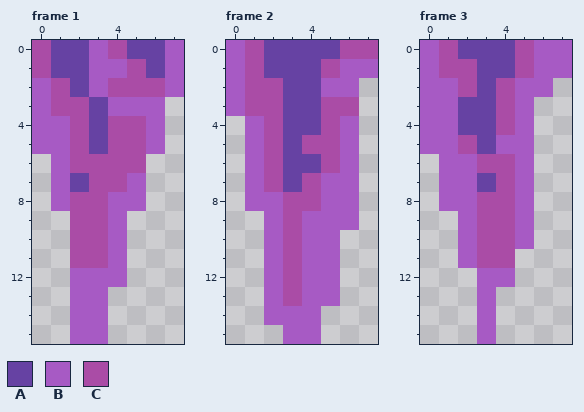
A pixel-art file gets an edit: graphics/source/environment/stalactites.aseprite. This is how it looked before the edit.
8x16 pixels, 3 frames. Shown: frame 1, frame 2, frame 3. The commit also changed other frames, which this record leaves out.
Palette (. is transparent): A #6642a3  B #a75ac4  C #aa4ca6
Pixels before, frame 1, first column x 0:
 0 CAABCAAB
 1 CAABBCAB
 2 BCABCCCB
 3 BCCABBB.
 4 BBCACCB.
 5 BBCACCB.
 6 .BCCCC..
 7 .BACCB..
 8 .BCCBB..
 9 ..CCB...
10 ..CCB...
11 ..CCB...
12 ..BBB...
13 ..BB....
14 ..BB....
15 ..BB....
Pixels before, frame 2, first column x 0:
 0 BCAAAACC
 1 BCAAACBB
 2 BCCAABB.
 3 BCCAACC.
 4 .BCAACB.
 5 .BCACCB.
 6 .BCAACB.
 7 .BCACBB.
 8 .BBCCBB.
 9 ..BCBBB.
10 ..BCBB..
11 ..BCBB..
12 ..BCBB..
13 ..BCBB..
14 ..BBB...
15 ...BB...
Pixels before, frame 3, first column x 0:
 0 BCAAACBB
 1 BCCAACBB
 2 BBCACBB.
 3 BBAACB..
 4 BBAACB..
 5 BBCABB..
 6 .BBCCB..
 7 .BBACB..
 8 .BBCCB..
 9 ..BCCB..
10 ..BCCB..
11 ..BCC...
12 ...BB...
13 ...B....
14 ...B....
15 ...B....
New version:
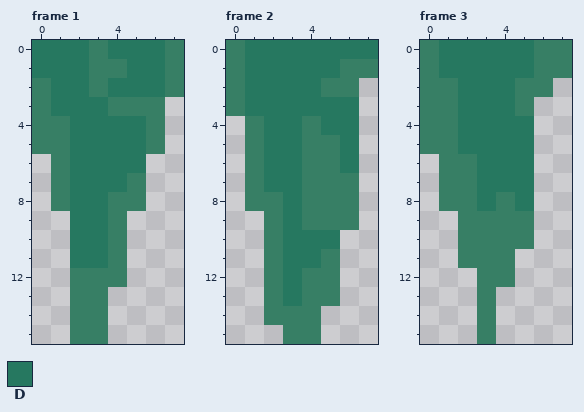
Colours new in this view: D #267860
Edits made:
layer "Dawn" added
layer "Midnight" added
layer "Evening" added
layer "Layer 1" removed
colour B: #a75ac4 -> #377f65
Changed rows in their new state; - is a pixel that keeps its letter.
Frame 1, layer "Evening":
first column x 0:
 0 DDD-DDD
 1 DDD--DD
 2 -DD-DDD
 3 -DDD---
 4 --DDDD-
 5 --DDDD-
 6 --DDDD-
 7 --DDD--
 8 --DD---
 9 --DD---
10 --DD---
11 --DD---
Frame 2, layer "Evening":
first column x 1:
 0 DDDDDDD
 1 DDDDD--
 2 DDDD---
 3 DDDDDD-
 4 -DDBDD-
 5 -DDBBD-
 6 -DDBBD-
 7 -DDB---
 8 --DB---
 9 --D----
10 --DDD--
11 --DD---
12 --D----
13 --D----
Frame 3, layer "Evening":
first column x 1:
 0 DDDDD
 1 DDDDD
 2 -DDD-
 3 -DDD-
 4 -DDDD
 5 -DDDD
 6 --DDD
 7 --DDD
 8 --DBD
 9 --BB-
10 --BB-
11 --BB-
Where, in picture pixels (left, top, right, bottom), the same in both pictures:
changed: (32, 40, 184, 344)
changed: (226, 40, 378, 344)
changed: (420, 40, 572, 344)
